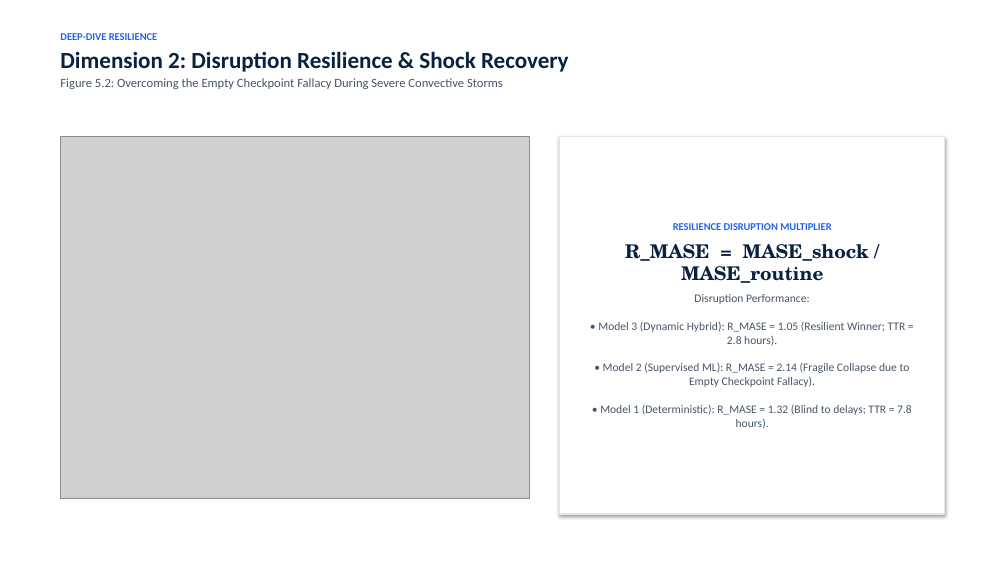
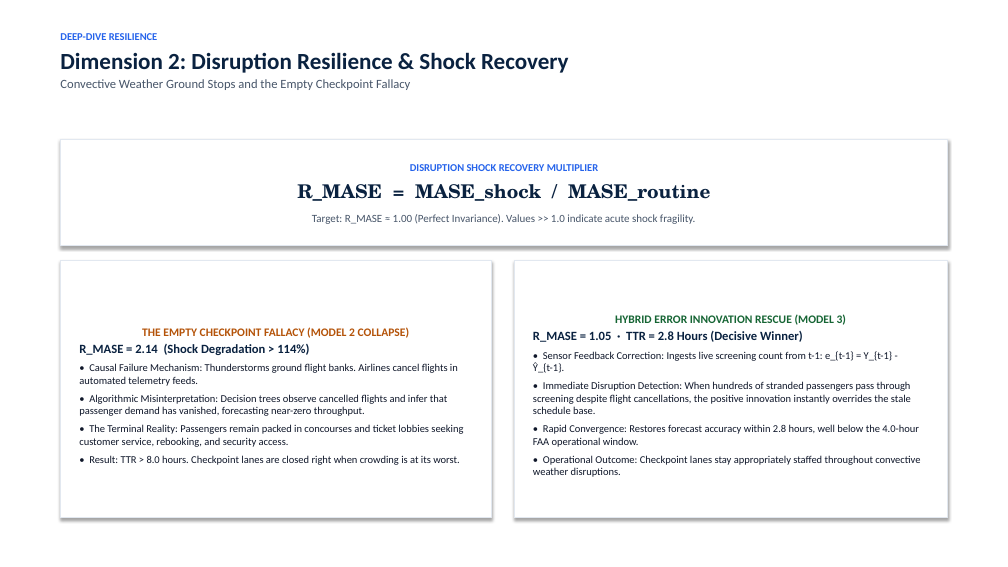
Before and after one commit to leila-gleich/final-thesis, a slide deck: slide 29 of Recommended-Thesis-Defense-Deck.pptx. Drawn at 1008x567 pixels with LibreOffice and Linux fonts; fonts in the diff are those of the drawing; grey boxes stand for pictures. Boxes give left, top, right and bottom in pixels: in the first picture for what was removed or moved away, otherwise in the second. Text is boxed around its words. In the diff, an @@ line names an element or a change of style, - is before the commit and + after.

Commit message:
feat(defense): build executive recommended defense presentation deck (v5.11)
- Build pristine 32-slide presentation strictly adhering to RECOMMENDED_SLIDE_VISUALIZATIONS.md
- Eliminate all raster screenshot dumps, replacing them with crisp native shapes and KPI blocks
- Implement APA 7 native PowerPoint table for Table 4.10 holdout benchmarks
- Format centered mathematical display equations with clean typography and no broken LaTeX tokens
- Use connected process chains and 3x3 airport badge matrix for methodology and cohort slides
- Synchronize deck to root, master-docs/, and thesis_final_package/defense/
- Update results/00_VERSION_CONTROL_AND_PROVENANCE.md to v5.11

```diff
--- a/Recommended-Thesis-Defense-Deck.pptx
+++ b/Recommended-Thesis-Defense-Deck.pptx
@@ text at bbox=[60, 79, 410, 90]: text changed @@
-Figure 5.2: Overcoming the Empty Checkpoint Fallacy During Severe Convective Storms
+Convective Weather Ground Stops and the Empty Checkpoint Fallacy
@@ picture removed at bbox=[60, 136, 529, 499] @@
@@ rectangle added at bbox=[60, 140, 948, 246], fill #FFFFFF, outline #E2E8F0 1 pt, 10.5 pt, text #475569 @@
+DISRUPTION SHOCK RECOVERY MULTIPLIER
+R_MASE = MASE_shock / MASE_routine
+Target: R_MASE ≈ 1.00 (Perfect Invariance). Values >> 1.0 indicate acute shock fragility.
@@ rectangle "THE EMPTY CHECKPOINT FALLACY (MODEL ...": place and size @@
-rectangle "THE EMPTY CHECKPOINT FALLACY (MODEL ..." at bbox=[560, 136, 945, 514]
+rectangle "THE EMPTY CHECKPOINT FALLACY (MODEL ..." at bbox=[60, 261, 492, 518]
@@ rectangle added at bbox=[514, 261, 948, 518], fill #FFFFFF, outline #E2E8F0 1 pt, 10 pt, text #0F172A @@
+HYBRID ERROR INNOVATION RESCUE (MODEL 3)
+R_MASE = 1.05 · TTR = 2.8 Hours (Decisive Winner)
+• Sensor Feedback Correction: Ingests live screening count from t-1: e_{t-1} = Y_{t-1} - Ŷ_{t-1}.
+• Immediate Disruption Detection: When hundreds of stranded passengers pass through screening despite flight cancellations, the positive innovation instantly overrides the stale schedule base.
+• Rapid Convergence: Restores forecast accuracy within 2.8 hours, well below the 4.0-hour FAA operational window.
+• Operational Outcome: Checkpoint lanes stay appropriately staffed throughout convective weather disruptions.
@@ text in rectangle at bbox=[79, 327, 463, 465]: text changed; size 11 to 10 pt; text colour #475569 to #0F172A @@
-RESILIENCE DISRUPTION MULTIPLIER
-R_MASE = MASE_shock / MASE_routine
-Disruption Performance:
-• Model 3 (Dynamic Hybrid): R_MASE = 1.05 (Resilient Winner; TTR = 2.8 hours).
-• Model 2 (Supervised ML): R_MASE = 2.14 (Fragile Collapse due to Empty Checkpoint Fallacy).
-• Model 1 (Deterministic): R_MASE = 1.32 (Blind to delays; TTR = 7.8 hours).
+THE EMPTY CHECKPOINT FALLACY (MODEL 2 COLLAPSE)
+R_MASE = 2.14 (Shock Degradation > 114%)
+• Causal Failure Mechanism: Thunderstorms ground flight banks. Airlines cancel flights in automated telemetry feeds.
+• Algorithmic Misinterpretation: Decision trees observe cancelled flights and infer that passenger demand has vanished, forecasting near-zero throughput.
+• The Terminal Reality: Passengers remain packed in concourses and ticket lobbies seeking customer service, rebooking, and security access.
+• Result: TTR > 8.0 hours. Checkpoint lanes are closed right when crowding is at its worst.
```
Also in this commit, not shown: 22 other slides changed, 9 slides added, 9 slides removed, 4 other files.
